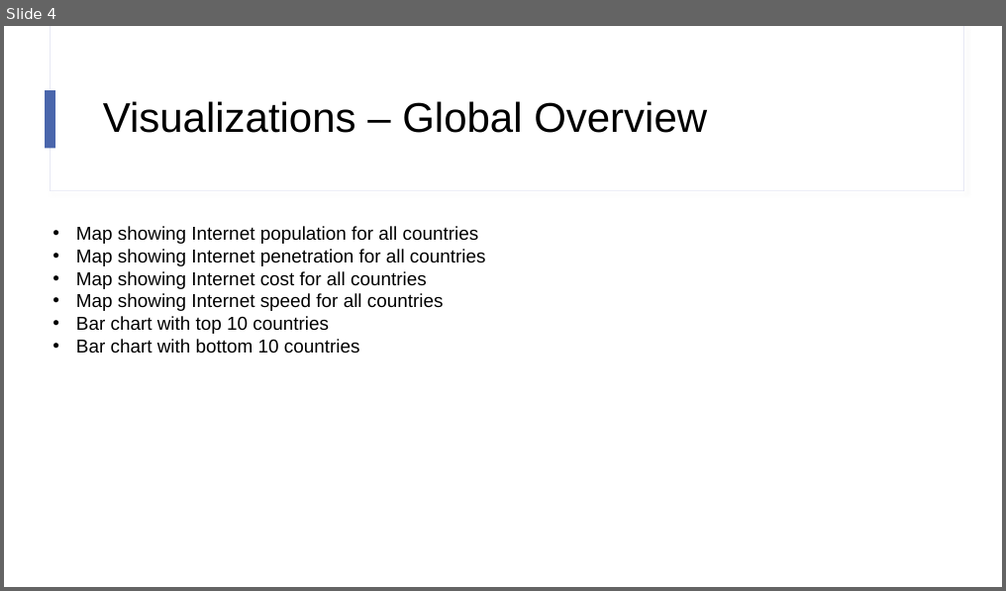
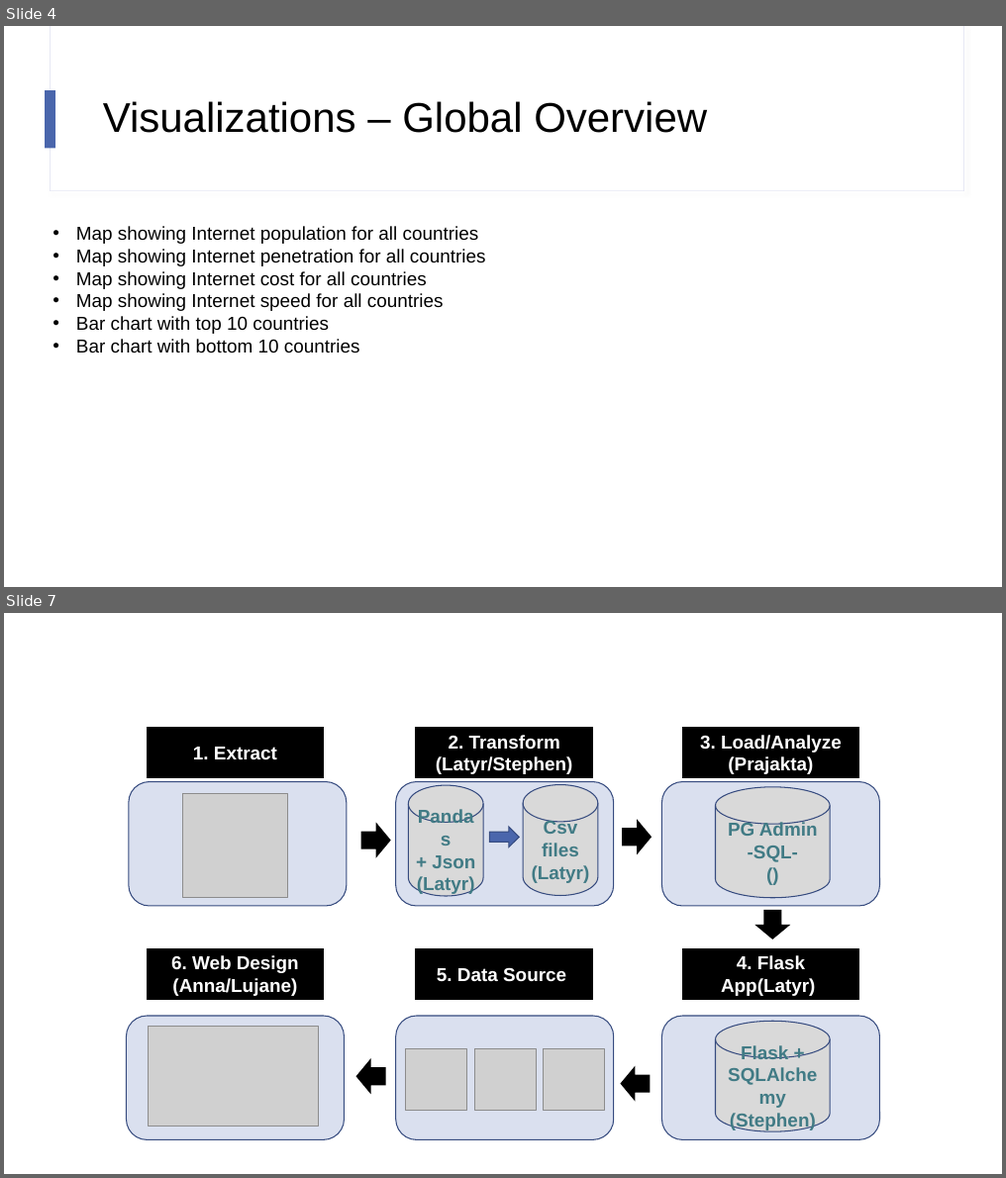
Before and after one commit to lujane-92/Team_Project_2, a slide deck: 03 - Presentation/Digital Disparity - Draft presentation.pptx. Shown one above the other, each under a label of ours: slide 4 before the commit, slides 4 and 7 after it; the slides between them are not shown. The pictures are 1006x591 and 1006x1178 pixels, drawn with LibreOffice and Linux fonts; fonts in the diff are those of the drawing; grey boxes stand for pictures. Boxes give left, top, right and bottom in pixels: in the first picture for what was removed or moved away, otherwise in the second. Text is boxed around its words. In the diff, an @@ line names an element or a change of style, - is before the commit and + after.

```diff
--- a/03 - Presentation/Digital Disparity - Draft presentation.pptx
+++ b/03 - Presentation/Digital Disparity - Draft presentation.pptx
@@ slide 7 added at box(4, 613, 1002, 1174), background #FFFFFF @@
@@ group added at box(126, 726, 880, 1140): 6 rounded rectangles, 6 rectangles, 6 down arrows, 5 pictures, 4 cylinders @@
+1. Extract
+2. Transform (Latyr/Stephen)
+Pandas
++ Json
+(Latyr)
+Csv files
+(Latyr)
+3. Load/Analyze (Prajakta)
+PG Admin
+-SQL-
+()
+6. Web Design (Anna/Lujane)
+5. Data Source
+4. Flask App(Latyr)
+Flask + SQLAlchemy
+(Stephen)
```
Also in this commit, not shown: 9 other slides added, 15 other files.
